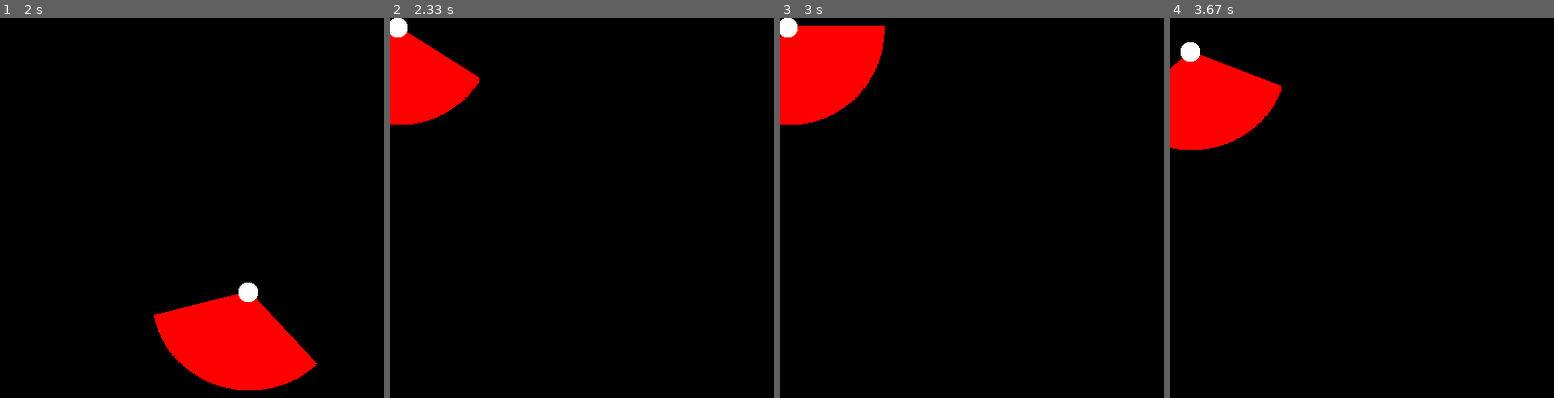
Above: before the commit, frames 1-4 (left to right).
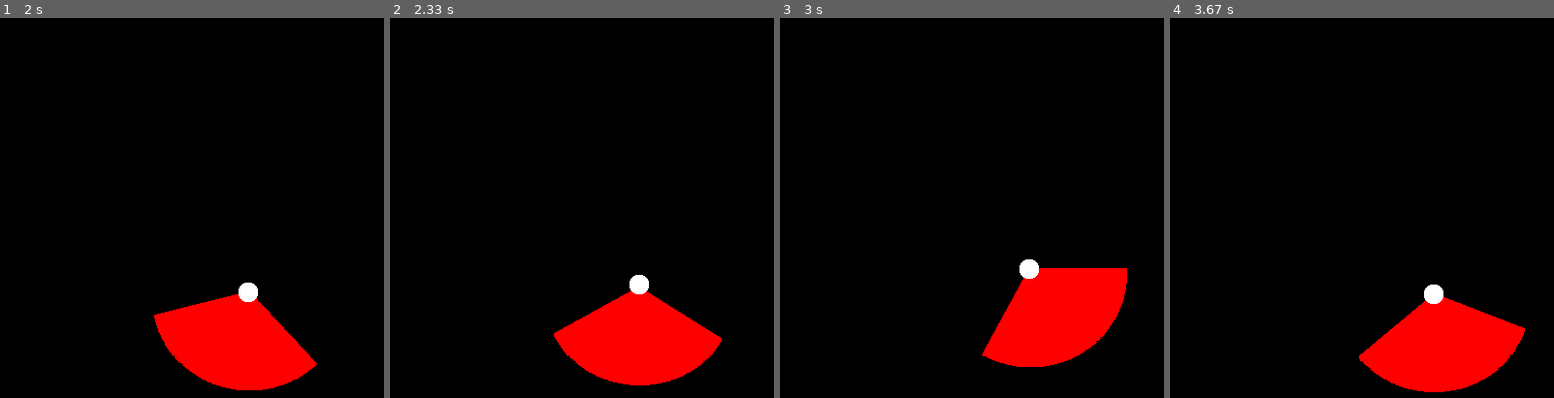
Above: after the commit, the same moments.

Repository: Flashweb14/PyGameRaycaster
Game: pygame game, started from PyGameRaycaster/scripts/main.py
Two runs of this game, one before a commit and one after it. Both use one fixed random seed, a clock stepped at 60 frames per second and the inputs below.
Inputs:
- Up to frame 1 (2 s): hold D 0.33-0.8 s; hold W 0.83-1.13 s; hold D 1.17-1.63 s; hold A from 1.67 s (still down)
- Up to frame 2 (2.33 s): release A at 2.2 s; hold S from 2.23 s (still down)
- Up to frame 3 (3 s): release S at 2.53 s; hold A 2.57-2.97 s
- Up to frame 4 (3.67 s): hold W 3-3.37 s; hold D from 3.4 s (still down)

Frame 1 is identical in both runs. In frame 2, 11% of the frame differs, in the area x 0-87%, y 0-97%; in frame 3, 13%, in the area x 0-91%, y 0-92%; in frame 4, 13%.

Commit message:
:sparkles: Исправление багов передвижения камеры

Diff:
--- a/PyGameRaycaster/scripts/camera.py
+++ b/PyGameRaycaster/scripts/camera.py
@@ -63,8 +63,8 @@
             self.x += self.direction[0]
             self.y += self.direction[1]
         if self.move_back:
-            self.x = self.direction[0] - self.speed / self.game.FPS
-            self.y = self.direction[1] - self.speed / self.game.FPS
+            self.x -= self.direction[0]
+            self.y -= self.direction[1]
         self.rect.x = int(self.x)
         self.rect.y = int(self.y)
 
